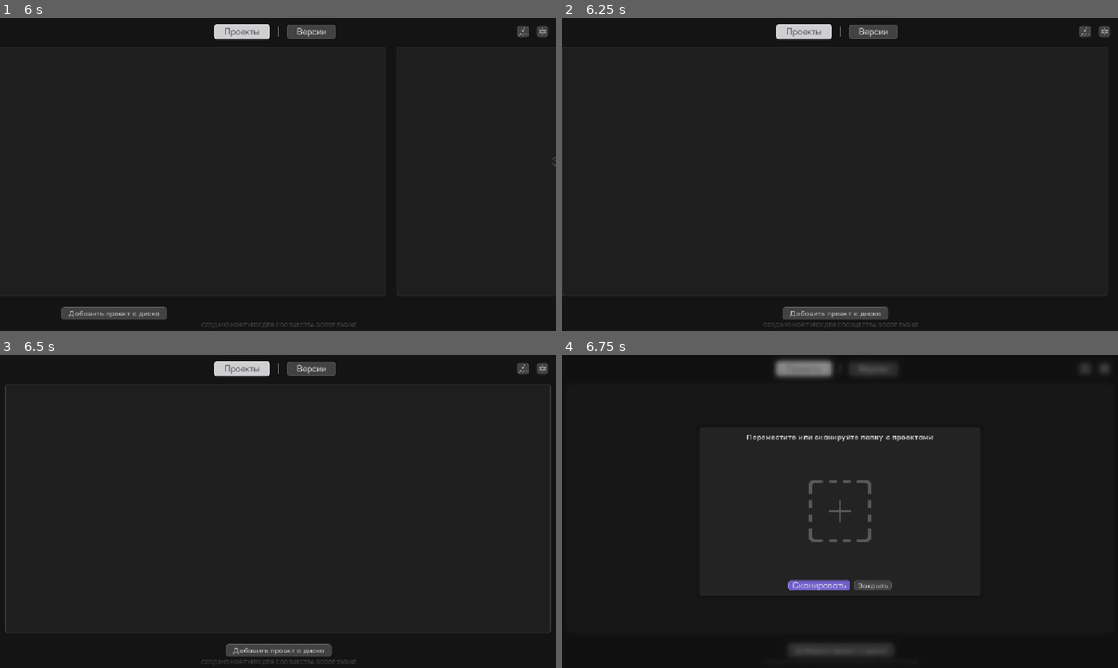
Above: before the commit, frames 1-4 (two rows, left to right).
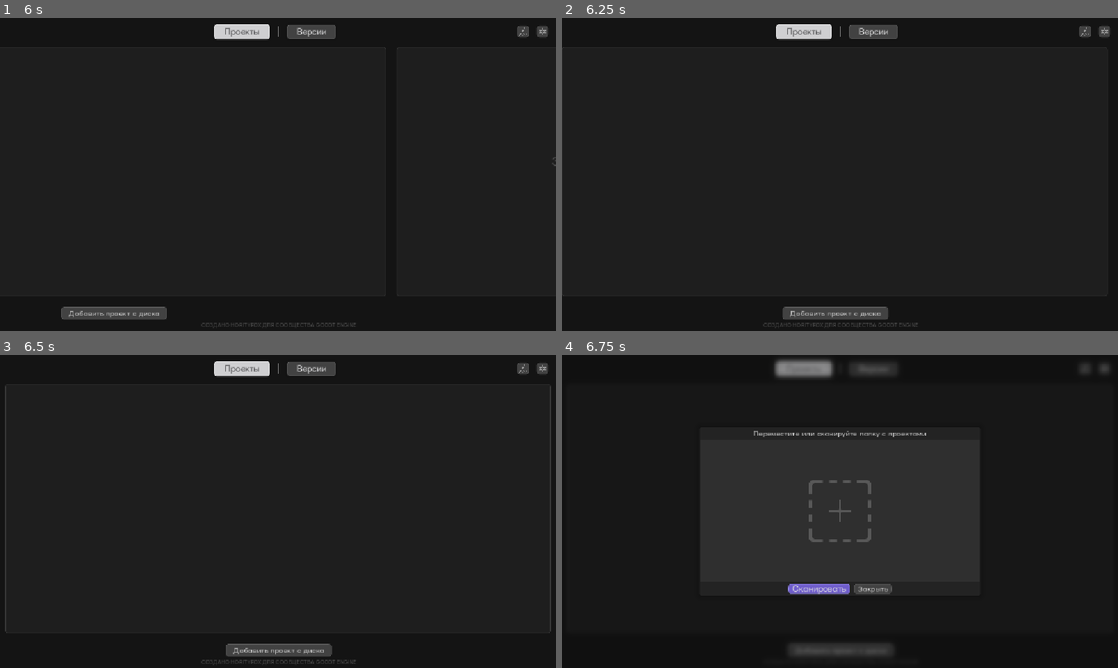
Above: after the commit, the same moments.

Repository: horityfoxy/GodotHub
Game: Godot game, scene res://nodes/main.tscn
Two runs of this game, one before a commit and one after it. Both use one fixed random seed, a clock stepped at 60 frames per second and the inputs below. The engine's default icon, where the game draws it, is replaced by a stand-in: a white triangle on a blue panel in a dark square.
Inputs (mouse positions are in pixels of both pictures, inside the frame that each line leads up to):
- Up to frame 1 (6 s): click "Проекты" at 0.5 s; click "Версии" at 1.25 s; click (522, 30) at 2 s; click "Загрузить новую версию" at 2.75 s; click "Разрешить" at 3.5 s; click "Повторить" at 4.25 s; click "Закрыть" at 5 s; click "Проекты" at 5.75 s
- Up to frame 2 (6.25 s): no input
- Up to frame 3 (6.5 s): no input
- Up to frame 4 (6.75 s): click "Добавить проект с диска" at 6.5 s

Frames 1-3 are identical in both runs. In frame 4, 1.1% of the frame differs, in the area x 33-67%, y 24-77%.

Commit message:
0.9.7 UI fix version commit

Diff:
--- a/nodes/main.tscn
+++ b/nodes/main.tscn
@@ -1925,13 +1925,13 @@
 grow_horizontal = 2
 grow_vertical = 2
 script = SubResource("GDScript_1vlam")
-_close_window_button = NodePath("window/VBoxContainer/HBoxContainer/close")
+_close_window_button = NodePath("window/VBoxContainer2/HBoxContainer/close")
 _drag_and_drop_window = NodePath("window")
 
 [node name="path_system" type="Node" parent="popup_window/drag_and_drop_project" unique_id=1489943928 node_paths=PackedStringArray("_scan_projects_button", "_close_window_button", "_file_dialog", "drop_zone")]
 script = SubResource("GDScript_vr02l")
-_scan_projects_button = NodePath("../window/VBoxContainer/HBoxContainer/scan_project")
-_close_window_button = NodePath("../window/VBoxContainer/HBoxContainer/close")
+_scan_projects_button = NodePath("../window/VBoxContainer2/HBoxContainer/scan_project")
+_close_window_button = NodePath("../window/VBoxContainer2/HBoxContainer/close")
 _file_dialog = NodePath("../../FileDialog")
 drop_zone = NodePath("../window/drop_zone")
 
@@ -1952,30 +1952,44 @@
 script = SubResource("GDScript_g653p")
 drop_zone = NodePath("drop_zone")
 
-[node name="VBoxContainer" type="VBoxContainer" parent="popup_window/drag_and_drop_project/window" unique_id=916510419]
-layout_mode = 1
-anchors_preset = 15
-anchor_right = 1.0
-anchor_bottom = 1.0
-offset_left = 63.0
-offset_top = 12.0
-offset_right = -63.0
-offset_bottom = -12.0
-grow_horizontal = 2
-grow_vertical = 2
-
-[node name="Label" type="Label" parent="popup_window/drag_and_drop_project/window/VBoxContainer" unique_id=165494374]
+[node name="VBoxContainer2" type="VBoxContainer" parent="popup_window/drag_and_drop_project/window" unique_id=1505019412]
+layout_mode = 1
+anchors_preset = 15
+anchor_right = 1.0
+anchor_bottom = 1.0
+offset_top = 1.0
+offset_bottom = -1.0
+grow_horizontal = 2
+grow_vertical = 2
+
+[node name="Control" type="Control" parent="popup_window/drag_and_drop_project/window/VBoxContainer2" unique_id=332450421]
+layout_mode = 2
+
+[node name="Label" type="Label" parent="popup_window/drag_and_drop_project/window/VBoxContainer2" unique_id=165494374]
 layout_mode = 2
 theme = ExtResource("14_01b7x")
 text = "Переместите или сканируйте папку с проектами"
 horizontal_alignment = 1
 clip_text = true
 
-[node name="icon" type="Control" parent="popup_window/drag_and_drop_project/window/VBoxContainer" unique_id=204135268]
+[node name="Panel" type="Panel" parent="popup_window/drag_and_drop_project/window/VBoxContainer2" unique_id=991010155]
 layout_mode = 2
 size_flags_vertical = 3
-
-[node name="TextureRect" type="TextureRect" parent="popup_window/drag_and_drop_project/window/VBoxContainer/icon" unique_id=531745612]
+theme_override_styles/panel = ExtResource("17_d4yno")
+
+[node name="VBoxContainer" type="VBoxContainer" parent="popup_window/drag_and_drop_project/window/VBoxContainer2/Panel" unique_id=916510419]
+layout_mode = 1
+anchors_preset = 15
+anchor_right = 1.0
+anchor_bottom = 1.0
+grow_horizontal = 2
+grow_vertical = 2
+
+[node name="icon" type="Control" parent="popup_window/drag_and_drop_project/window/VBoxContainer2/Panel/VBoxContainer" unique_id=204135268]
+layout_mode = 2
+size_flags_vertical = 3
+
+[node name="TextureRect" type="TextureRect" parent="popup_window/drag_and_drop_project/window/VBoxContainer2/Panel/VBoxContainer/icon" unique_id=531745612]
 modulate = Color(0.34407577, 0.34407577, 0.34407565, 1)
 layout_mode = 1
 anchors_preset = 8
@@ -1993,20 +2007,23 @@
 expand_mode = 4
 stretch_mode = 5
 
-[node name="HBoxContainer" type="HBoxContainer" parent="popup_window/drag_and_drop_project/window/VBoxContainer" unique_id=217887422]
+[node name="HBoxContainer" type="HBoxContainer" parent="popup_window/drag_and_drop_project/window/VBoxContainer2" unique_id=217887422]
 layout_mode = 2
 theme_override_constants/separation = 8
 alignment = 1
 
-[node name="scan_project" type="Button" parent="popup_window/drag_and_drop_project/window/VBoxContainer/HBoxContainer" unique_id=695065214]
+[node name="scan_project" type="Button" parent="popup_window/drag_and_drop_project/window/VBoxContainer2/HBoxContainer" unique_id=695065214]
 layout_mode = 2
 theme = ExtResource("8_c3m70")
 text = "Сканировать"
 
-[node name="close" type="Button" parent="popup_window/drag_and_drop_project/window/VBoxContainer/HBoxContainer" unique_id=2029715583]
+[node name="close" type="Button" parent="popup_window/drag_and_drop_project/window/VBoxContainer2/HBoxContainer" unique_id=2029715583]
 layout_mode = 2
 theme = ExtResource("8_t4bcl")
 text = "Закрыть"
+
+[node name="Control2" type="Control" parent="popup_window/drag_and_drop_project/window/VBoxContainer2" unique_id=1367634034]
+layout_mode = 2
 
 [node name="drop_zone" type="Control" parent="popup_window/drag_and_drop_project/window" unique_id=223837236 node_paths=PackedStringArray("_path_system")]
 clip_contents = true
@@ -2052,42 +2069,60 @@
 grow_vertical = 2
 theme_override_styles/panel = ExtResource("18_1n1q0")
 script = SubResource("GDScript_ecu0m")
-_about_button = NodePath("VBoxContainer/HBoxContainer/about")
-_close_settings_button = NodePath("VBoxContainer/HBoxContainer/close")
+_about_button = NodePath("VBoxContainer2/HBoxContainer/about")
+_close_settings_button = NodePath("VBoxContainer2/HBoxContainer/close")
 _about_window = NodePath("../about_window")
 
-[node name="VBoxContainer" type="VBoxContainer" parent="popup_window/settings/settings_window" unique_id=292929761]
-layout_mode = 1
-anchors_preset = 15
-anchor_right = 1.0
-anchor_bottom = 1.0
-offset_left = 20.0
-offset_top = 12.0
-offset_right = -20.0
-offset_bottom = -12.0
-grow_horizontal = 2
-grow_vertical = 2
-
-[node name="Label" type="Label" parent="popup_window/settings/settings_window/VBoxContainer" unique_id=1036067533]
+[node name="VBoxContainer2" type="VBoxContainer" parent="popup_window/settings/settings_window" unique_id=269087744]
+layout_mode = 1
+anchors_preset = 15
+anchor_right = 1.0
+anchor_bottom = 1.0
+offset_top = 1.0
+offset_bottom = -1.0
+grow_horizontal = 2
+grow_vertical = 2
+
+[node name="Control2" type="Control" parent="popup_window/settings/settings_window/VBoxContainer2" unique_id=2129767378]
+layout_mode = 2
+
+[node name="Label" type="Label" parent="popup_window/settings/settings_window/VBoxContainer2" unique_id=1036067533]
 layout_mode = 2
 theme = ExtResource("14_01b7x")
+theme_override_colors/font_color = Color(0.8784314, 0.8784314, 0.8784314, 1)
 text = "Настройки"
 horizontal_alignment = 1
 clip_text = true
 
-[node name="VBoxContainer" type="VBoxContainer" parent="popup_window/settings/settings_window/VBoxContainer" unique_id=534078114]
+[node name="BG" type="Panel" parent="popup_window/settings/settings_window/VBoxContainer2" unique_id=567610624]
 layout_mode = 2
 size_flags_vertical = 3
-
-[node name="language" type="HBoxContainer" parent="popup_window/settings/settings_window/VBoxContainer/VBoxContainer" unique_id=1534520518]
-layout_mode = 2
-
-[node name="Label" type="Label" parent="popup_window/settings/settings_window/VBoxContainer/VBoxContainer/language" unique_id=1707943281]
+theme_override_styles/panel = ExtResource("17_d4yno")
+
+[node name="VBoxContainer" type="VBoxContainer" parent="popup_window/settings/settings_window/VBoxContainer2/BG" unique_id=292929761]
+layout_mode = 1
+anchors_preset = 15
+anchor_right = 1.0
+anchor_bottom = 1.0
+offset_left = 18.0
+offset_top = 17.0
+offset_right = -18.0
+grow_horizontal = 2
+grow_vertical = 2
+
+[node name="VBoxContainer" type="VBoxContainer" parent="popup_window/settings/settings_window/VBoxContainer2/BG/VBoxContainer" unique_id=534078114]
+layout_mode = 2
+size_flags_vertical = 3
+
+[node name="language" type="HBoxContainer" parent="popup_window/settings/settings_window/VBoxContainer2/BG/VBoxContainer/VBoxContainer" unique_id=1534520518]
+layout_mode = 2
+
+[node name="Label" type="Label" parent="popup_window/settings/settings_window/VBoxContainer2/BG/VBoxContainer/VBoxContainer/language" unique_id=1707943281]
 layout_mode = 2
 size_flags_horizontal = 3
 text = "Язык"
 
-[node name="OptionButton" type="OptionButton" parent="popup_window/settings/settings_window/VBoxContainer/VBoxContainer/language" unique_id=1569932035]
+[node name="OptionButton" type="OptionButton" parent="popup_window/settings/settings_window/VBoxContainer2/BG/VBoxContainer/VBoxContainer/language" unique_id=1569932035]
 layout_mode = 2
 theme_override_font_sizes/font_size = 14
 disabled = true
@@ -2097,16 +2132,16 @@
 popup/item_0/text = "Русский"
 popup/item_0/id = 0
 
-[node name="theme" type="HBoxContainer" parent="popup_window/settings/settings_window/VBoxContainer/VBoxContainer" unique_id=1705096437]
-layout_mode = 2
-
-[node name="Label" type="Label" parent="popup_window/settings/settings_window/VBoxContainer/VBoxContainer/theme" unique_id=185104013]
+[node name="theme" type="HBoxContainer" parent="popup_window/settings/settings_window/VBoxContainer2/BG/VBoxContainer/VBoxContainer" unique_id=1705096437]
+layout_mode = 2
+
+[node name="Label" type="Label" parent="popup_window/settings/settings_window/VBoxContainer2/BG/VBoxContainer/VBoxContainer/theme" unique_id=185104013]
 layout_mode = 2
 size_flags_horizontal = 3
 theme_override_font_sizes/font_size = 14
 text = "Тема"
 
-[node name="OptionButton" type="OptionButton" parent="popup_window/settings/settings_window/VBoxContainer/VBoxContainer/theme" unique_id=297769814]
+[node name="OptionButton" type="OptionButton" parent="popup_window/settings/settings_window/VBoxContainer2/BG/VBoxContainer/VBoxContainer/theme" unique_id=297769814]
 layout_mode = 2
 theme_override_font_sizes/font_size = 14
 disabled = true
@@ -2116,20 +2151,23 @@
 popup/item_0/text = "HorityFox"
 popup/item_0/id = 0
 
-[node name="HBoxContainer" type="HBoxContainer" parent="popup_window/settings/settings_window/VBoxContainer" unique_id=1776253442]
+[node name="HBoxContainer" type="HBoxContainer" parent="popup_window/settings/settings_window/VBoxContainer2" unique_id=1776253442]
 layout_mode = 2
 theme_override_constants/separation = 8
 alignment = 1
 
-[node name="about" type="Button" parent="popup_window/settings/settings_window/VBoxContainer/HBoxContainer" unique_id=514248537]
+[node name="about" type="Button" parent="popup_window/settings/settings_window/VBoxContainer2/HBoxContainer" unique_id=514248537]
 layout_mode = 2
 theme = ExtResource("8_c3m70")
 text = "О программе"
 
-[node name="close" type="Button" parent="popup_window/settings/settings_window/VBoxContainer/HBoxContainer" unique_id=1872791804]
+[node name="close" type="Button" parent="popup_window/settings/settings_window/VBoxContainer2/HBoxContainer" unique_id=1872791804]
 layout_mode = 2
 theme = ExtResource("8_t4bcl")
 text = "Закрыть"
+
+[node name="Control" type="Control" parent="popup_window/settings/settings_window/VBoxContainer2" unique_id=242661791]
+layout_mode = 2
 
 [node name="about_window" type="Panel" parent="popup_window/settings" unique_id=266747320 node_paths=PackedStringArray("_view_window", "_godot_hub_button", "_lineseedjp_button", "_godot_engine_button", "_about_program_button", "_close_about_window_button", "_update_button")]
 visible = false
@@ -2443,7 +2481,7 @@
 custom_minimum_size = Vector2(0, 27)
 layout_mode = 2
 size_flags_horizontal = 3
-theme_override_colors/font_color = Color(0.8784314, 0.8784314, 0.8784314, 1)
+theme = ExtResource("14_01b7x")
 text = "Менеджер загрузок Godot Engine"
 horizontal_alignment = 1
 vertical_alignment = 1
--- a/src/themes/fonts/header.tres
+++ b/src/themes/fonts/header.tres
@@ -1,8 +1,9 @@
 [gd_resource type="Theme" format=3 uid="uid://d24t8jknpr3a4"]
 
-[ext_resource type="FontFile" uid="uid://crxptqsk1pq64" path="res://src/fonts/LINESeedJP/LINESeedJP-Bold.ttf" id="1_8hrmm"]
+[ext_resource type="FontFile" uid="uid://cev2ga8asvqgc" path="res://src/fonts/LINESeedJP/LINESeedJP-Regular.ttf" id="1_8hrmm"]
 
 [resource]
-Label/colors/font_color = Color(0.78352344, 0.78352344, 0.78352326, 1)
+default_font_size = 14
+Label/colors/font_color = Color(0.8784314, 0.8784314, 0.8784314, 1)
 Label/font_sizes/font_size = 14
 Label/fonts/font = ExtResource("1_8hrmm")
